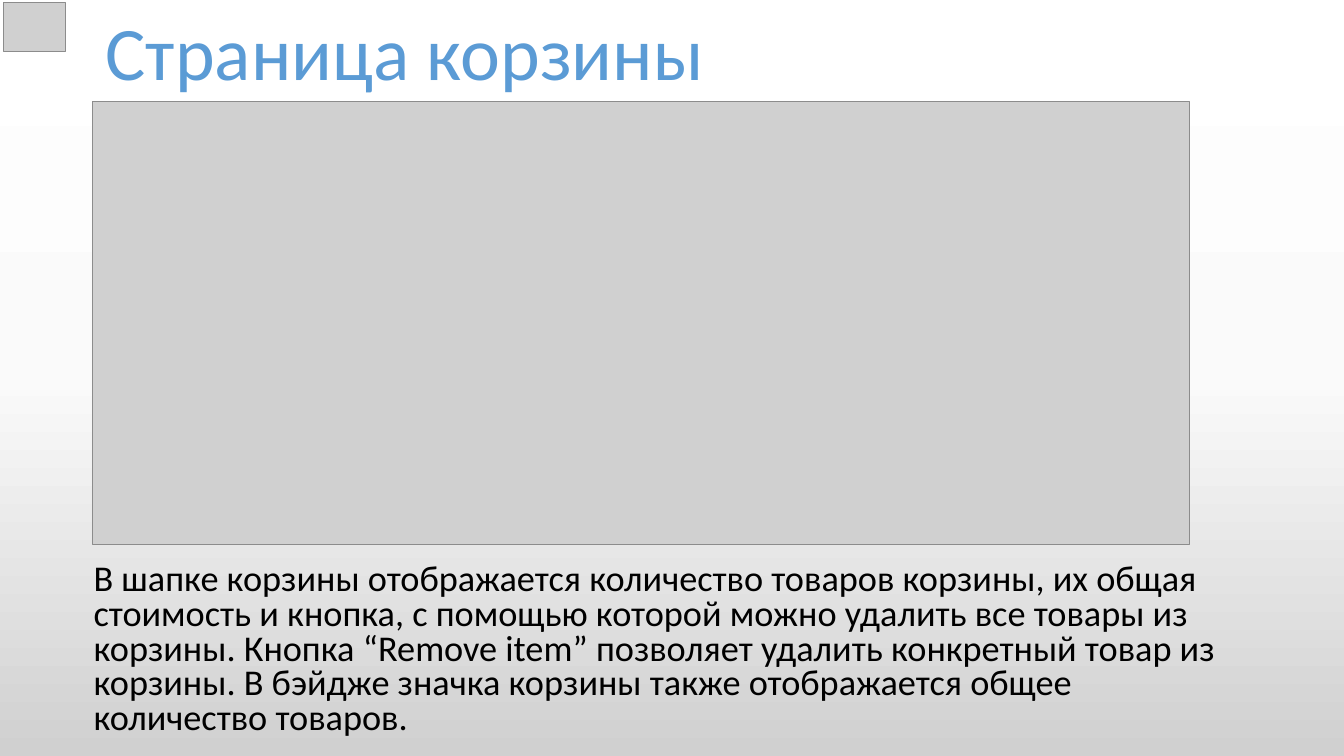
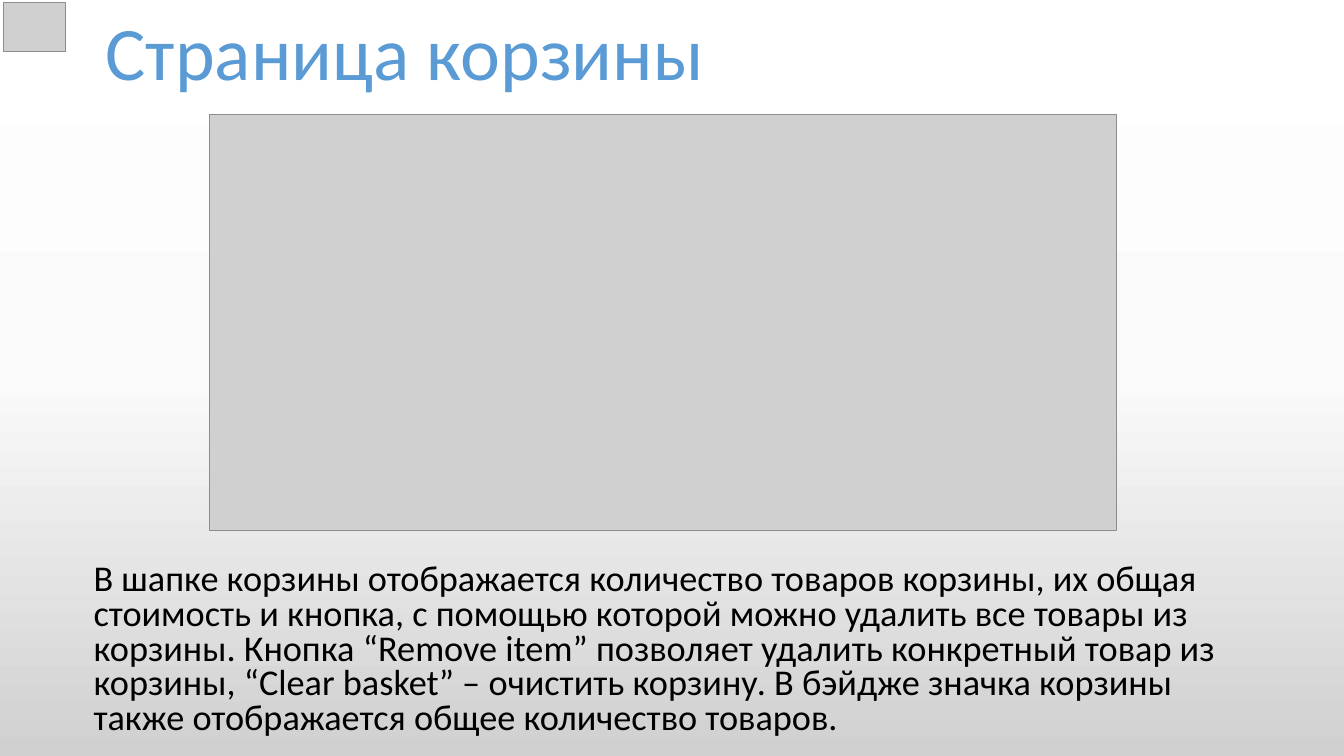
Before and after one commit to alexusievich/DemoProject, a slide deck: slide 8 of Project presentation.pptx (slide 9 before the commit). Drawn at 1344x756 pixels with LibreOffice and Linux fonts; fonts in the diff are those of the drawing; grey boxes stand for pictures. Boxes give left, top, right and bottom in pixels: in the first picture for what was removed or moved away, otherwise in the second. Text is boxed around its words. In the diff, an @@ line names an element or a change of style, - is before the commit and + after.

```diff
--- a/Project presentation.pptx
+++ b/Project presentation.pptx
@@ picture: place and size @@
-picture at [93, 102, 1190, 544]
+picture at [210, 115, 1117, 530]
@@ text at [94, 566, 1215, 736]: text changed @@
-В шапке корзины отображается количество товаров корзины, их общая стоимость и кнопка, с помощью которой можно удалить все товары из корзины. Кнопка “Remove item” позволяет удалить конкретный товар из корзины. В бэйдже значка корзины также отображается общее количество товаров.
+В шапке корзины отображается количество товаров корзины, их общая стоимость и кнопка, с помощью которой можно удалить все товары из корзины. Кнопка “Remove item” позволяет удалить конкретный товар из корзины, “Clear basket” – очистить корзину. В бэйдже значка корзины также отображается общее количество товаров.
```
Also in this commit, not shown: 8 other slides changed, 3 slides added, 1 slide removed, 3 other files.
